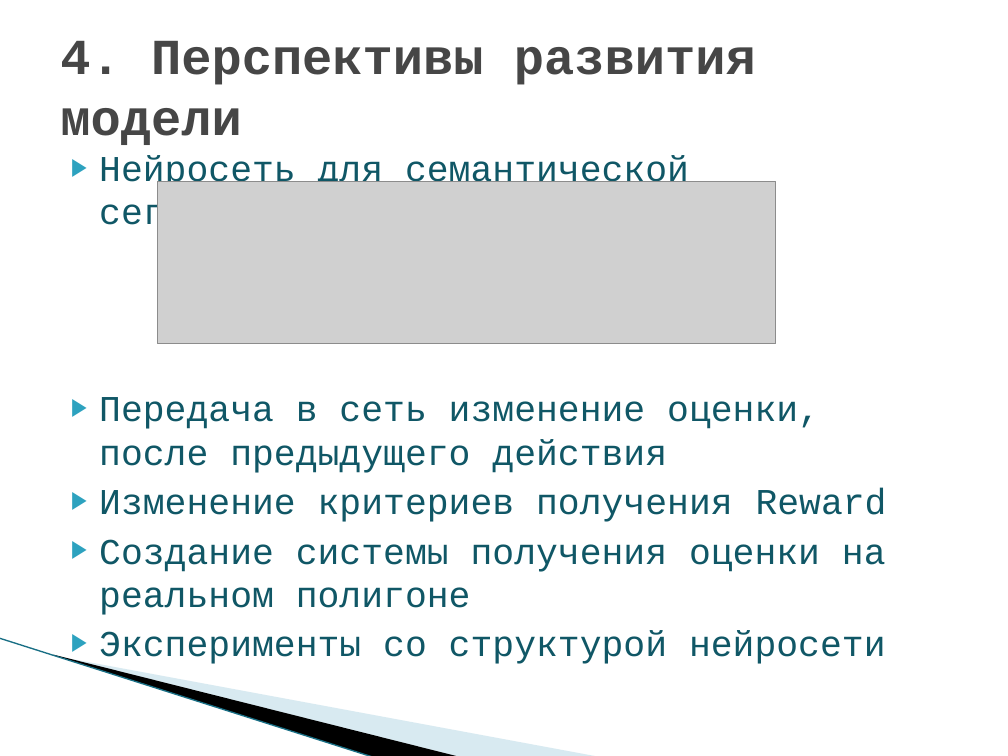
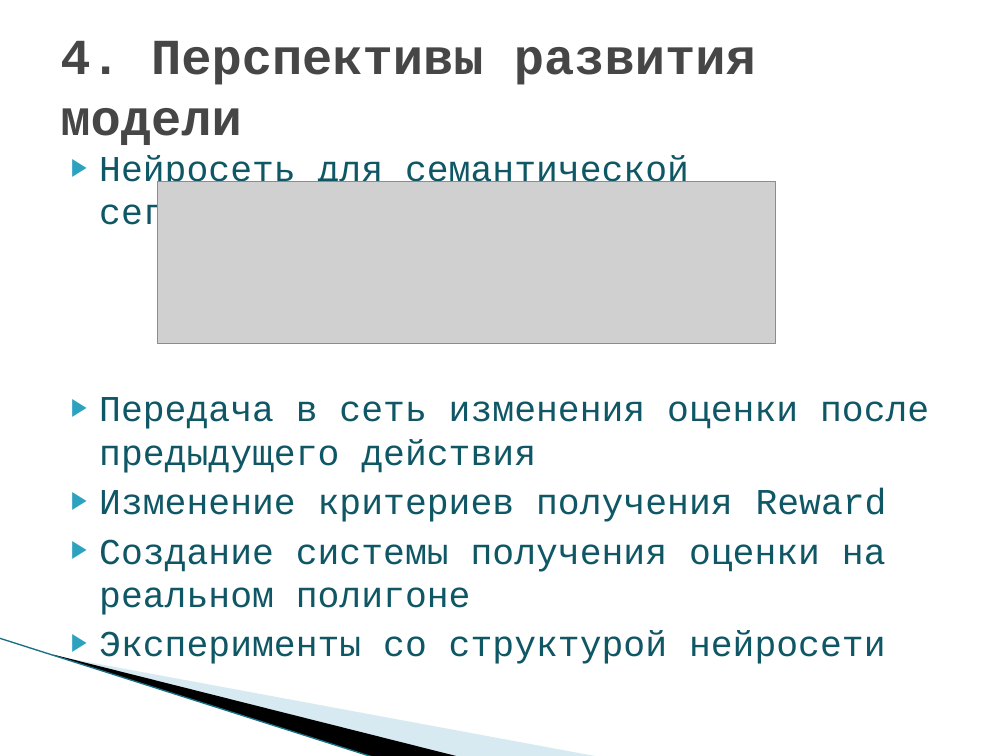
Before and after one commit to stepanburmistrov/pi_school2022, a slide deck: slide 6 of P_v1.pptx. Drawn at 1008x756 pixels with LibreOffice and Linux fonts; fonts in the diff are those of the drawing; grey boxes stand for pictures; background and template pictures are left out. Boxes give left, top, right and bottom in pixels: in the first picture for what was removed or moved away, otherwise in the second. Text is boxed around its words. In the diff, an @@ line names an element or a change of style, - is before the commit and + after.

```diff
--- a/P_v1.pptx
+++ b/P_v1.pptx
@@ text at (99, 397, 929, 473): text changed @@
-▶ Передача в сеть изменение оценки, после предыдущего действия
+▶ Передача в сеть изменения оценки после предыдущего действия
```
